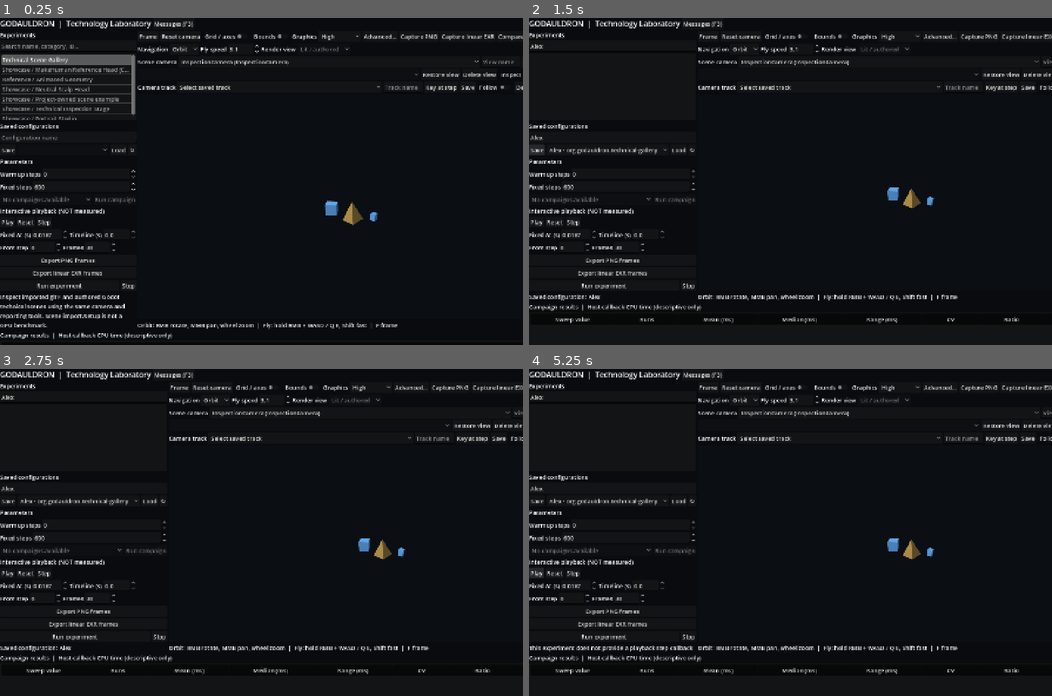
Above: before the commit, frames 1-4 (two rows, left to right).
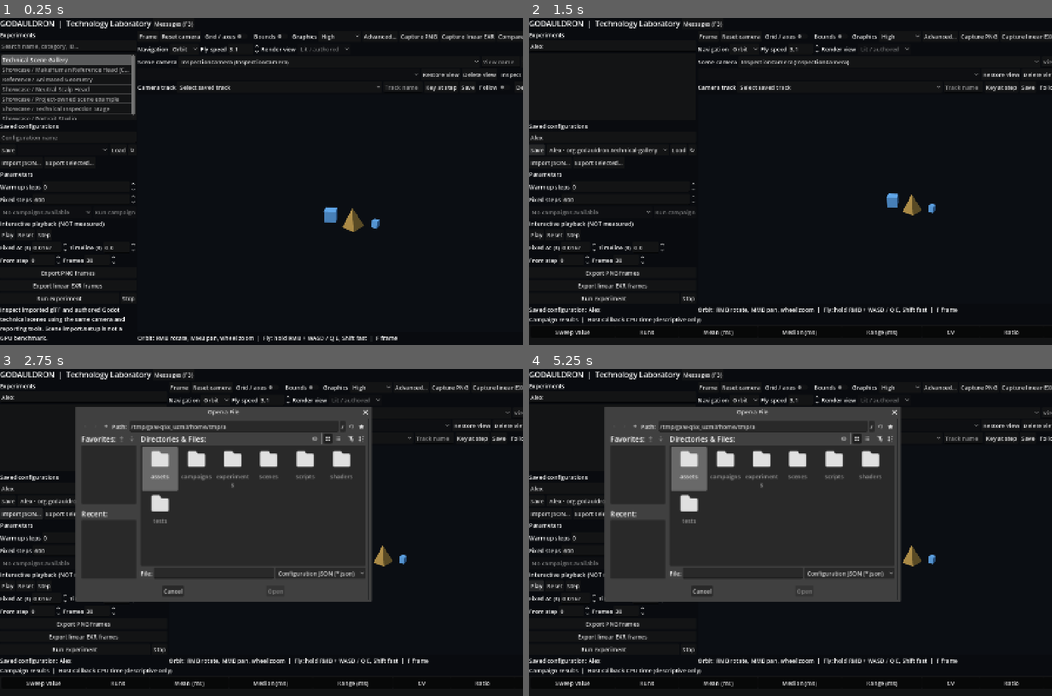
Above: after the commit, the same moments.

Repository: thomthehound/Godauldron
Game: Godot game, scene res://scenes/main.tscn
The game is run twice, just before and just after one commit, with the same random seed, the same clock (stepped at 60 frames per second) and the same inputs.
Inputs (mouse positions are in pixels of both pictures, inside the frame that each line leads up to):
- Up to frame 1 (0.25 s): no input
- Up to frame 2 (1.5 s): click (596, 47) at 0.52 s; type "Alex" at 0.6 s; click (596, 135) at 0.75 s; type "Alex" at 0.83 s; click "Save" at 1.25 s
- Up to frame 3 (2.75 s): click (20, 512) at 2 s, where only the run after the commit has a clickable "Import JSON…"
- Up to frame 4 (5.25 s): click (596, 512) at 2.75 s, where only the run after the commit has a clickable "Export selected…"; click "Key at step" at 3.5 s; click "Save" at 4.25 s; click "Play" at 5 s

The runs differ from the first frame. In frame 1, 4.8% of the frame differs, in the area x 0-76%, y 43-99%; in frame 2, 4.5%; in frame 3, 35%; in frame 4, 35%, in the area x 0-94%, y 11-98%.

Commit message:
Add validated portable configuration import/export (#25)
* Add bounded and validated portable configuration exchange

* Expose portable configuration import and export in laboratory

* Test portable session round-trip and unsafe import rejection

* Keep portable exchange fixtures separate from session catalog

* Document portable experiment configuration exchange

* Specify import validation and portability boundaries

* Update workflow roadmap for portable configuration exchange

* Compare serialized session round trips using JSON-normalized values

* Exercise import bounds and non-mutating UI behavior

Diff:
--- a/scripts/lab_session.gd
+++ b/scripts/lab_session.gd
@@ -5,6 +5,7 @@
 
 const VERSION := 1
 const MAX_FILES := 200
+const MAX_EXCHANGE_BYTES := 256 * 1024
 const Graphics = preload("res://scripts/graphics_settings.gd")
 
 
@@ -160,6 +161,97 @@
 	return {"ok": true, "path": path}
 
 
+## Portable files contain only the versioned JSON session record. An import
+## creates a new local entry; it never executes resources, restores an experiment
+## or overwrites an existing configuration.
+static func read_portable(path: String) -> Dictionary:
+	if path.get_extension().to_lower() != "json":
+		return {"ok": false, "error": "Configuration exchange requires a .json file"}
+	var handle: FileAccess = FileAccess.open(path, FileAccess.READ)
+	if handle == null:
+		return {"ok": false, "error": "Could not open configuration file"}
+	var length: int = handle.get_length()
+	if length <= 0 or length > MAX_EXCHANGE_BYTES:
+		handle.close()
+		return {"ok": false, "error": "Configuration file size is invalid or exceeds 256 KiB"}
+	var parsed: Variant = JSON.parse_string(handle.get_as_text())
+	handle.close()
+	if typeof(parsed) != TYPE_DICTIONARY:
+		return {"ok": false, "error": "Configuration file is not a JSON object"}
+	return {"ok": true, "record": parsed}
+
+
+static func compatibility_notes(record: Dictionary, engine_info: Dictionary,
+		rendering_method: String) -> PackedStringArray:
+	var notes := PackedStringArray()
+	var saved_engine: Variant = record.get("engine")
+	if typeof(saved_engine) == TYPE_DICTIONARY and \
+			_number(saved_engine.get("major"), 0, 100) and \
+			_number(saved_engine.get("minor"), 0, 100):
+		if int(saved_engine["major"]) != int(engine_info.get("major", -1)) or \
+				int(saved_engine["minor"]) != int(engine_info.get("minor", -1)):
+			notes.append("Saved with a different Godot major/minor version")
+	var saved_renderer: Variant = record.get("rendering_method")
+	if typeof(saved_renderer) == TYPE_STRING and not String(saved_renderer).is_empty() and \
+			not rendering_method.is_empty() and saved_renderer != rendering_method:
+		notes.append("Saved with a different rendering method: " + String(saved_renderer))
+	return notes
+
+
+static func export_file(path: String, record: Dictionary,
+		manifests: Array[Dictionary]) -> Dictionary:
+	var validation: String = validate(record, manifests)
+	if not validation.is_empty():
+		return {"ok": false, "error": validation}
+	if path.get_extension().to_lower() != "json":
+		return {"ok": false, "error": "Export path must end in .json"}
+	if FileAccess.file_exists(path):
+		return {"ok": false, "error": "Destination file already exists"}
+	if not DirAccess.dir_exists_absolute(path.get_base_dir()):
+		return {"ok": false, "error": "Export directory does not exist"}
+	var output: String = JSON.stringify(record, "\t") + "\n"
+	if output.to_utf8_buffer().size() > MAX_EXCHANGE_BYTES:
+		return {"ok": false, "error": "Configuration exceeds 256 KiB exchange limit"}
+	var handle: FileAccess = FileAccess.open(path, FileAccess.WRITE)
+	if handle == null:
+		return {"ok": false, "error": "Could not create configuration export"}
+	handle.store_string(output)
+	handle.flush()
+	var error: Error = handle.get_error()
+	handle.close()
+	if error != OK:
+		DirAccess.remove_absolute(path)
+		return {"ok": false, "error": "Configuration export write failed"}
+	return {"ok": true, "path": path}
+
+
+static func import_file(path: String, root: String,
+		manifests: Array[Dictionary], engine_info: Dictionary,
+		rendering_method: String) -> Dictionary:
+	var imported: Dictionary = read_portable(path)
+	if not bool(imported.get("ok", false)):
+		return imported
+	var record: Dictionary = imported["record"]
+	var validation: String = validate(record, manifests)
+	if not validation.is_empty():
+		return {"ok": false, "error": validation}
+	if catalog(root).size() >= MAX_FILES:
+		return {"ok": false, "error": "Configuration library has reached its entry limit"}
+	var notes: PackedStringArray = compatibility_notes(record, engine_info, rendering_method)
+	var prefix: String = "import_%s_p%d" % [
+		Time.get_datetime_string_from_system().replace(":", "-"), OS.get_process_id()
+	]
+	for i in range(MAX_FILES + 1):
+		var stem: String = "%s_%d" % [prefix, i]
+		if FileAccess.file_exists(ProjectSettings.globalize_path(root).path_join(stem + ".json")):
+			continue
+		var saved: Dictionary = save(root, stem, record)
+		if not bool(saved.get("ok", false)):
+			return saved
+		return {"ok": true, "stem": stem, "notes": notes}
+	return {"ok": false, "error": "Could not allocate an unused configuration identifier"}
+
+
 static func catalog(root: String) -> Array[Dictionary]:
 	var items: Array[Dictionary] = []
 	var folder: String = ProjectSettings.globalize_path(root)
--- a/scripts/laboratory.gd
+++ b/scripts/laboratory.gd
@@ -106,6 +106,9 @@
 var _session_entries: Array[Dictionary] = []
 var _session_root: String = "user://sessions"
 var _session_sequence: int = 0
+var _session_import_dialog: FileDialog
+var _session_export_dialog: FileDialog
+var _session_export_stem: String = ""
 var _parameters: VBoxContainer
 var _status: Label
 var _telemetry: Label
@@ -223,6 +226,32 @@
 	refresh_sessions.tooltip_text = "Refresh saved configurations"
 	refresh_sessions.pressed.connect(_refresh_sessions)
 	session_controls.add_child(refresh_sessions)
+	var share_controls := HBoxContainer.new()
+	sidebar.add_child(share_controls)
+	var import_session := Button.new()
+	import_session.text = "Import JSON…"
+	import_session.tooltip_text = "Copy a compatible configuration into the local library without applying it"
+	import_session.pressed.connect(_choose_import_session)
+	share_controls.add_child(import_session)
+	var export_session := Button.new()
+	export_session.text = "Export selected…"
+	export_session.tooltip_text = "Export a saved configuration as a portable JSON file"
+	export_session.pressed.connect(_choose_export_session)
+	share_controls.add_child(export_session)
+	_session_import_dialog = FileDialog.new()
+	_session_import_dialog.title = "Import configuration"
+	_session_import_dialog.access = FileDialog.ACCESS_FILESYSTEM
+	_session_import_dialog.file_mode = FileDialog.FILE_MODE_OPEN_FILE
+	_session_import_dialog.add_filter("*.json", "Configuration JSON")
+	_session_import_dialog.file_selected.connect(_import_session_file)
+	add_child(_session_import_dialog)
+	_session_export_dialog = FileDialog.new()
+	_session_export_dialog.title = "Export configuration"
+	_session_export_dialog.access = FileDialog.ACCESS_FILESYSTEM
+	_session_export_dialog.file_mode = FileDialog.FILE_MODE_SAVE_FILE
+	_session_export_dialog.add_filter("*.json", "Configuration JSON")
+	_session_export_dialog.file_selected.connect(_export_session_file)
+	add_child(_session_export_dialog)
 
 	var param_title := Label.new()
 	param_title.text = "Parameters"
@@ -797,6 +826,7 @@
 		"graphics_profile": _quality_picker.get_item_text(_quality_picker.selected),
 		"graphics": _graphics_values.duplicate(true),
 		"graphics_effective_at_save": GraphicsSettings.read(_viewport, _graphics_owned),
+		"rendering_method": _rendering_method,
 		"warmup_steps": int(_warmup_steps.value),
 		"run_steps": int(_run_steps.value),
 		"playback_delta": _playback_delta_control.value,
@@ -853,6 +883,62 @@
 		_status.text = "Configuration load failed: " + String(read.get("error", "Unknown error"))
 		return
 	_apply_session(read["record"])
+
+
+func _session_exchange_busy() -> bool:
+	return _has_active_run() or _capture_pending or \
+		(_comparison_window != null and bool(_comparison_window.call("analysis_busy")))
+
+
+func _choose_import_session() -> void:
+	if _session_exchange_busy():
+		_status.text = "Configuration exchange is unavailable during measurement, capture or analysis"
+		return
+	_session_import_dialog.popup_centered_ratio(0.7)
+
+
+func _import_session_file(path: String) -> void:
+	if _session_exchange_busy():
+		_status.text = "Configuration exchange interrupted by another operation"
+		return
+	var result: Dictionary = LabSession.import_file(
+		path, _session_root, _experiments, Engine.get_version_info(), _rendering_method)
+	if not bool(result.get("ok", false)):
+		_status.text = "Configuration import rejected: " + String(result.get("error", "Unknown error"))
+		return
+	_refresh_sessions()
+	for i in range(_session_entries.size()):
+		if _session_entries[i]["stem"] == result["stem"]:
+			_session_picker.select(i)
+			break
+	var notes: PackedStringArray = result["notes"]
+	_status.text = "Configuration imported; select Load to apply" + \
+		(" (compatibility: %s)" % "; ".join(notes) if not notes.is_empty() else "")
+
+
+func _choose_export_session() -> void:
+	if _session_exchange_busy():
+		_status.text = "Configuration exchange is unavailable during measurement, capture or analysis"
+		return
+	if _session_picker.selected < 0 or _session_picker.selected >= _session_entries.size():
+		_status.text = "Select a saved configuration to export"
+		return
+	_session_export_stem = String(_session_entries[_session_picker.selected]["stem"])
+	_session_export_dialog.current_file = _session_export_stem + ".json"
+	_session_export_dialog.popup_centered_ratio(0.7)
+
+
+func _export_session_file(path: String) -> void:
+	if _session_exchange_busy():
+		_status.text = "Configuration exchange interrupted by another operation"
+		return
+	var read: Dictionary = LabSession.read_session(_session_root, _session_export_stem)
+	if not bool(read.get("ok", false)):
+		_status.text = "Configuration export failed: " + String(read.get("error", "Unknown error"))
+		return
+	var result: Dictionary = LabSession.export_file(path, read["record"], _experiments)
+	_status.text = ("Exported configuration: " + path) if bool(result.get("ok", false)) else \
+		("Configuration export failed: " + String(result.get("error", "Unknown error")))
 
 
 func _apply_session(document: Dictionary) -> bool:
--- a/tests/session_smoke.gd
+++ b/tests/session_smoke.gd
@@ -75,6 +75,72 @@
 	if not bool(loaded.get("ok", false)):
 		_fail("Could not reload session")
 		return
+	var exchange_root: String = "user://session-exchange-smoke-%d" % OS.get_process_id()
+	DirAccess.make_dir_recursive_absolute(ProjectSettings.globalize_path(exchange_root))
+	var export_path: String = ProjectSettings.globalize_path(exchange_root).path_join("portable.json")
+	if not bool(Session.export_file(export_path, doc, manifests).get("ok", false)) or \
+			bool(Session.export_file(export_path, doc, manifests).get("ok", false)):
+		_fail("Portable export failed or overwrote a destination")
+		return
+	var portable: Dictionary = Session.read_portable(export_path)
+	var normalized_doc: Variant = JSON.parse_string(JSON.stringify(doc))
+	if not bool(portable.get("ok", false)) or portable["record"] != normalized_doc or \
+			not Session.validate(portable["record"], manifests).is_empty():
+		_fail("Portable configuration JSON did not round-trip")
+		return
+	var before_import: int = Session.catalog(folder).size()
+	var imported: Dictionary = Session.import_file(export_path, folder, manifests,
+		Engine.get_version_info(), String(host.get("_rendering_method")))
+	var imported_twice: Dictionary = Session.import_file(export_path, folder, manifests,
+		Engine.get_version_info(), String(host.get("_rendering_method")))
+	if not bool(imported.get("ok", false)) or not bool(imported_twice.get("ok", false)) or \
+			imported["stem"] == imported_twice["stem"] or \
+			Session.catalog(folder).size() != before_import + 2:
+		_fail("Portable import did not create independent local configurations")
+		return
+	var mismatched: PackedStringArray = Session.compatibility_notes(
+		doc, {"major": 99, "minor": 99}, "_different_renderer")
+	if mismatched.is_empty():
+		_fail("Configuration engine/renderer compatibility differences were hidden")
+		return
+	var malformed_path: String = ProjectSettings.globalize_path(exchange_root).path_join("malformed.json")
+	var malformed_file: FileAccess = FileAccess.open(malformed_path, FileAccess.WRITE)
+	malformed_file.store_string("{not valid JSON}")
+	malformed_file.close()
+	var rejected: Dictionary = Session.import_file(malformed_path, folder, manifests,
+		Engine.get_version_info(), String(host.get("_rendering_method")))
+	if bool(rejected.get("ok", false)):
+		_fail("Malformed portable JSON was accepted")
+		return
+	var invalid_portable: Dictionary = doc.duplicate(true)
+	invalid_portable["experiment_id"] = "org.example.uninstalled"
+	var incompatible_path: String = ProjectSettings.globalize_path(exchange_root).path_join("incompatible.json")
+	var incompatible_file: FileAccess = FileAccess.open(incompatible_path, FileAccess.WRITE)
+	incompatible_file.store_string(JSON.stringify(invalid_portable))
+	incompatible_file.close()
+	if bool(Session.import_file(incompatible_path, folder, manifests,
+			Engine.get_version_info(), String(host.get("_rendering_method"))).get("ok", false)) or \
+			Session.catalog(folder).size() != before_import + 2:
+		_fail("Incompatible configuration was installed into the library")
+		return
+	var oversized_path: String = ProjectSettings.globalize_path(exchange_root).path_join("oversized.json")
+	var oversized: FileAccess = FileAccess.open(oversized_path, FileAccess.WRITE)
+	oversized.store_string("x".repeat(Session.MAX_EXCHANGE_BYTES + 1))
+	oversized.close()
+	if bool(Session.import_file(oversized_path, folder, manifests,
+			Engine.get_version_info(), String(host.get("_rendering_method"))).get("ok", false)):
+		_fail("Oversized external configuration was accepted")
+		return
+	# The GUI import path must only populate the catalog, never apply the file.
+	host.set("_session_root", folder)
+	var imported_scene: Node = host.get("_active_scene")
+	var before_gui_import: int = Session.catalog(folder).size()
+	host.call("_import_session_file", export_path)
+	if host.get("_active_scene") != imported_scene or \
+			Session.catalog(folder).size() != before_gui_import + 1 or \
+			host.get("_manifest").get("id") != doc["experiment_id"]:
+		_fail("GUI import unexpectedly changed the active experiment")
+		return
 
 	host.call("_select_experiment", reference)
 	(host.get("_warmup_steps") as SpinBox).value = 0
Not shown, changed: README.md
Not shown, changed: docs/EXPERIMENT_SESSIONS.md
Not shown, changed: docs/ROADMAP.md
